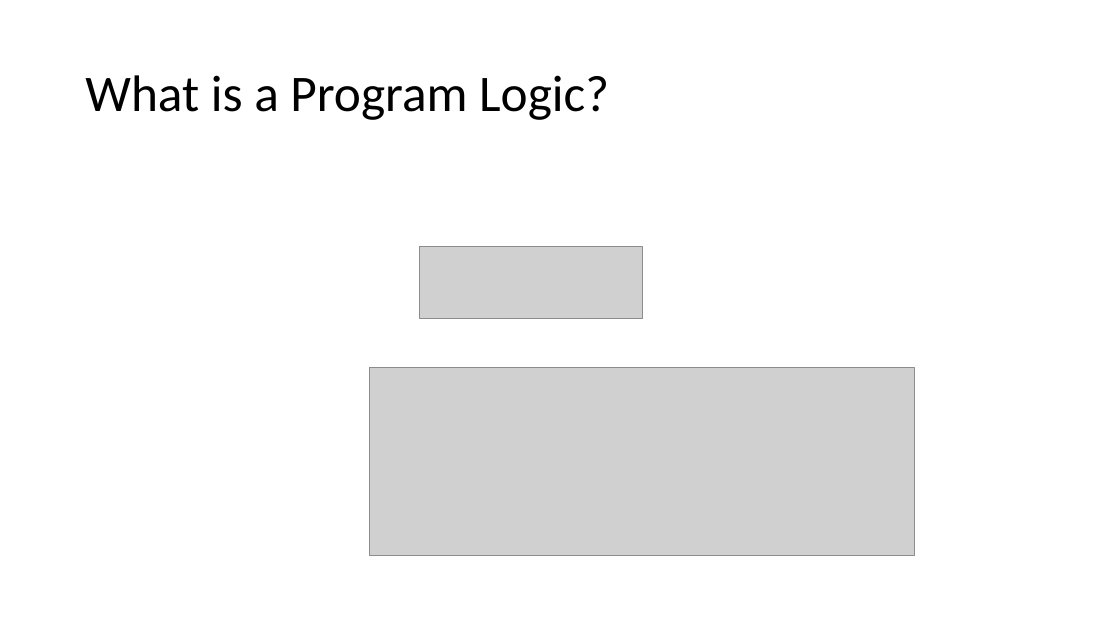
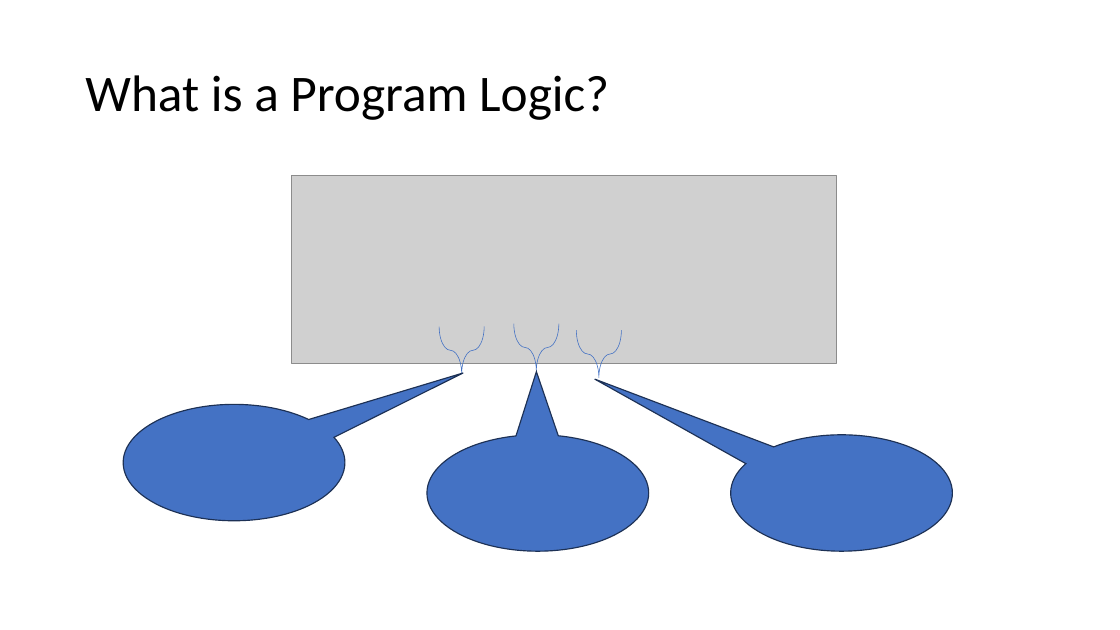
Before and after one commit to Contingent-Systems/modal_abstractions_presentations, a slide deck: slide 5 of thesis_proposal/proposal.pptx. Drawn at 1120x630 pixels with LibreOffice and Linux fonts; fonts in the diff are those of the drawing; grey boxes stand for pictures. Boxes give left, top, right and bottom in pixels: in the first picture for what was removed or moved away, otherwise in the second. Text is boxed around its words. In the diff, an @@ line names an element or a change of style, - is before the commit and + after.

```diff
--- a/thesis_proposal/proposal.pptx
+++ b/thesis_proposal/proposal.pptx
@@ picture moved from (x1=370, y1=368, x2=915, y2=555) to (x1=292, y1=176, x2=837, y2=363) @@
@@ picture removed at (x1=419, y1=246, x2=642, y2=318) @@
@@ left brace added at (x1=439, y1=326, x2=484, y2=374), outline #4472C4 0.5 pt @@
@@ left brace added at (x1=514, y1=324, x2=559, y2=372), outline #4472C4 0.5 pt @@
@@ left brace added at (x1=577, y1=331, x2=622, y2=379), outline #4472C4 0.5 pt @@
@@ speech bubble added at (x1=124, y1=404, x2=345, y2=521), fill #4472C4, outline #1E3256 1 pt @@
@@ speech bubble added at (x1=427, y1=435, x2=649, y2=552), fill #4472C4, outline #1E3256 1 pt @@
@@ speech bubble added at (x1=731, y1=435, x2=953, y2=552), fill #4472C4, outline #1E3256 1 pt @@
```
Also in this commit, not shown: 4 other slides changed, 2 slides added, 1 slide removed.
